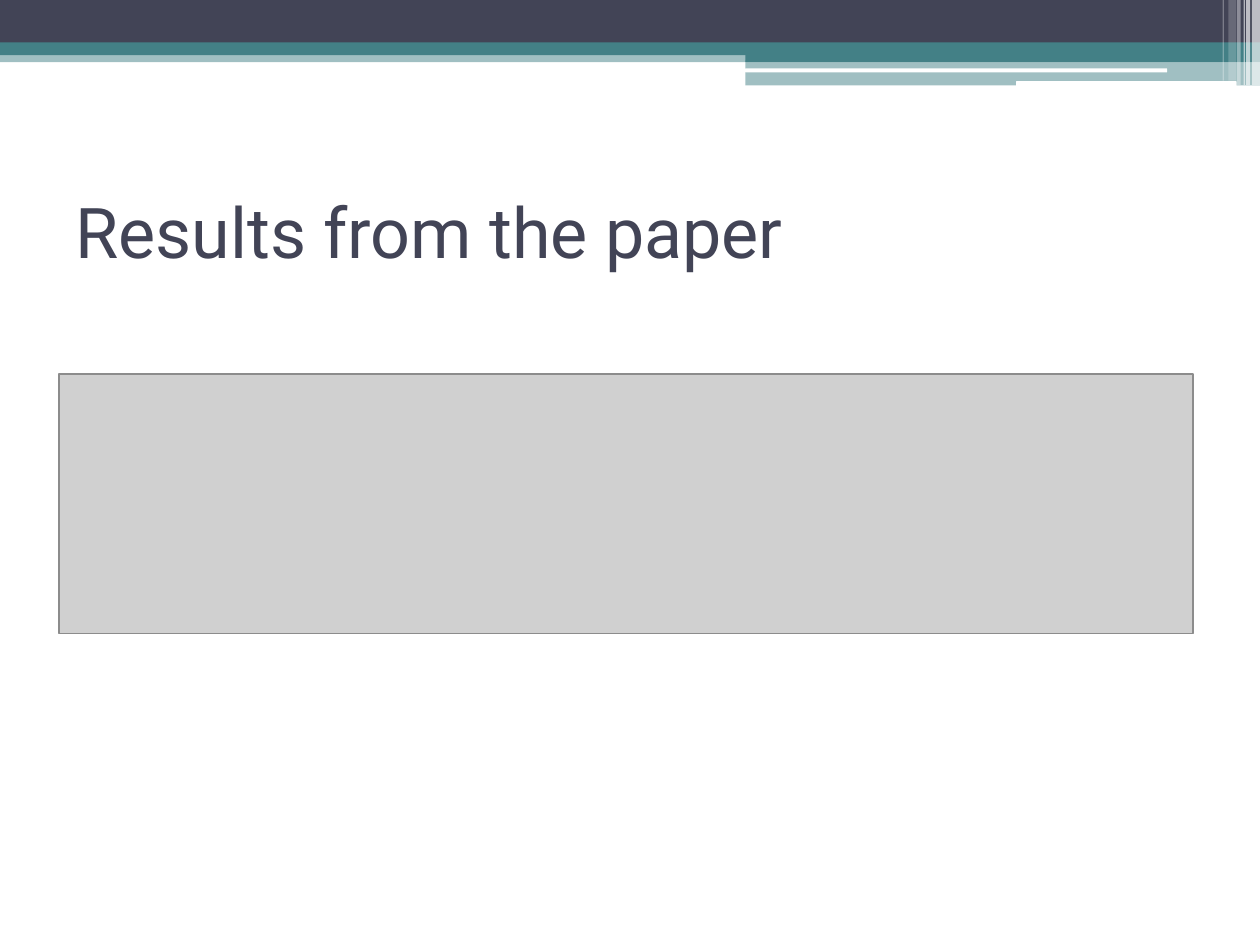
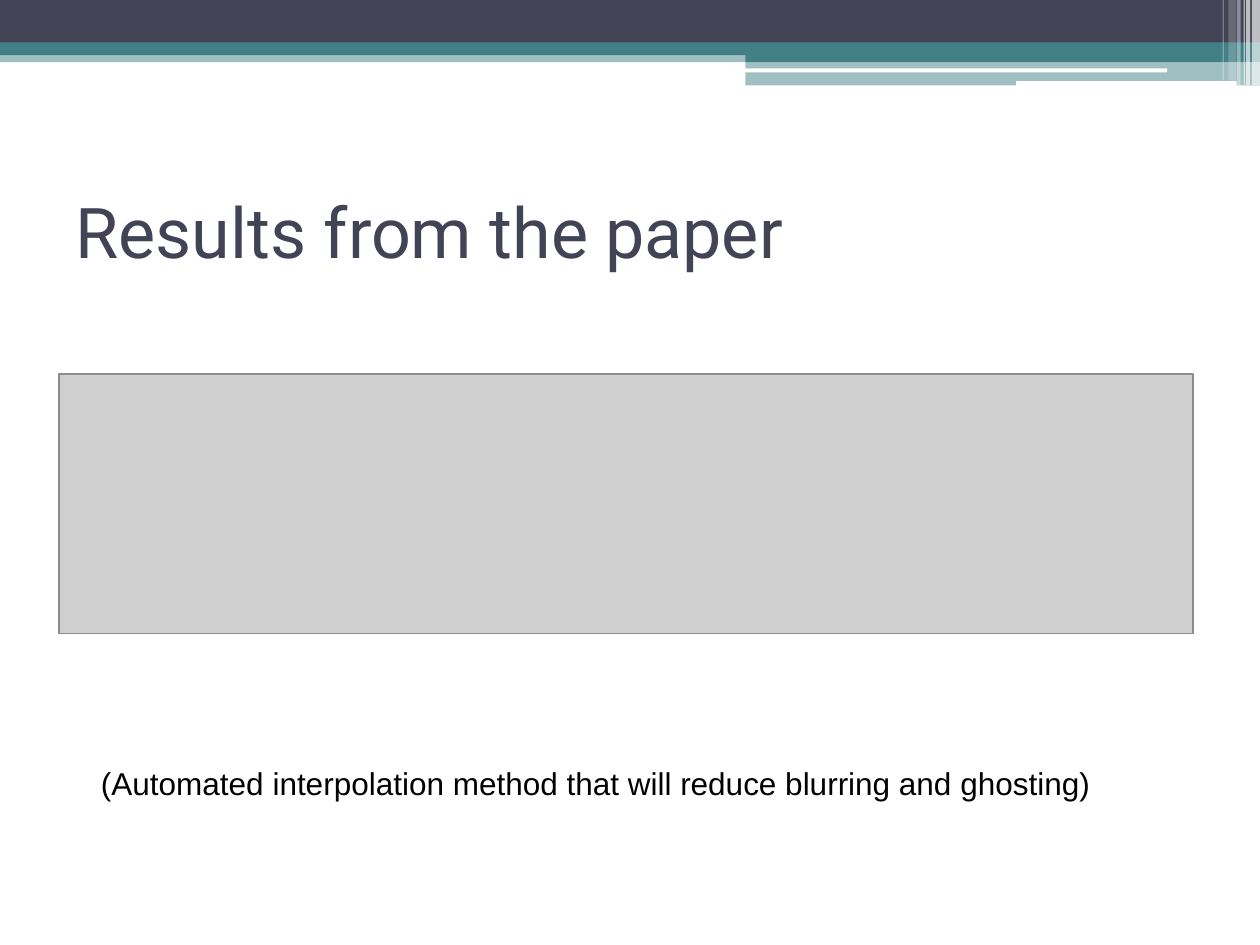
Before and after one commit to tmp0910/hmcinterpolation, a slide deck: slide 3 of FinalPresentation.ppt. Drawn at 1260x945 pixels with LibreOffice and Linux fonts; fonts in the diff are those of the drawing; grey boxes stand for pictures. Boxes give left, top, right and bottom in pixels: in the first picture for what was removed or moved away, otherwise in the second. Text is boxed around its words. In the diff, an @@ line names an element or a change of style, - is before the commit and + after.

Commit message:
Edits to presentation

```diff
--- a/FinalPresentation.ppt
+++ b/FinalPresentation.ppt
@@ text added at (x1=101, y1=772, x2=1090, y2=801), 18 pt, text #000000 @@
+(Automated interpolation method that will reduce blurring and ghosting)
```
Also in this commit, not shown: 7 slides added, 3 slides removed.
